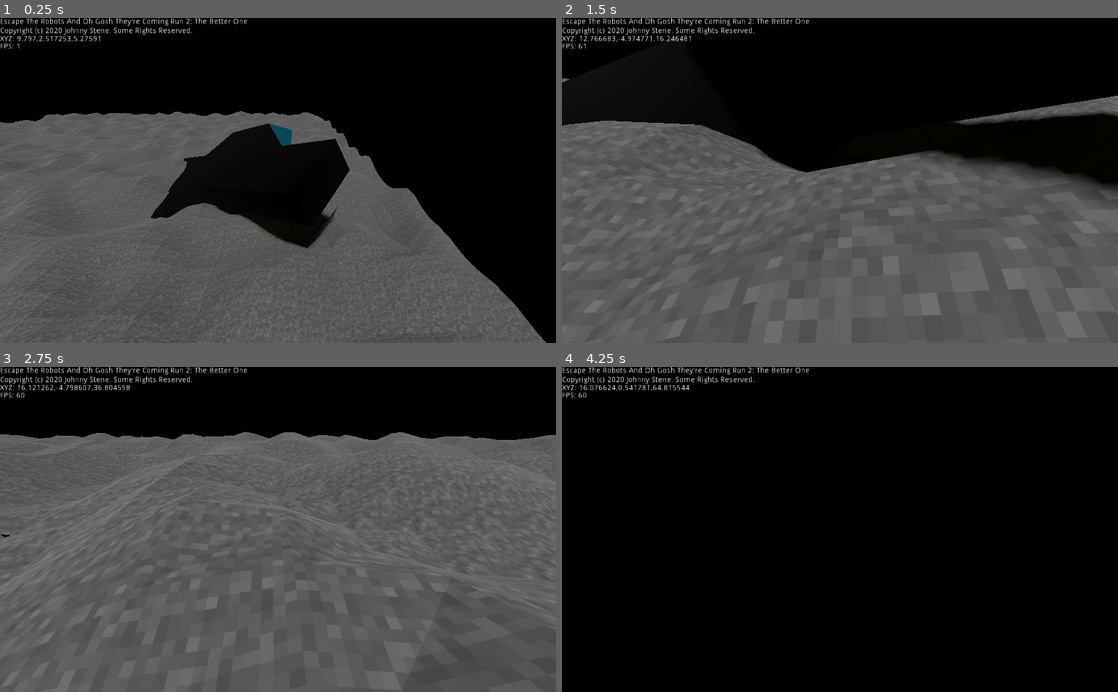
Above: before the commit, frames 1-4 (two rows, left to right).
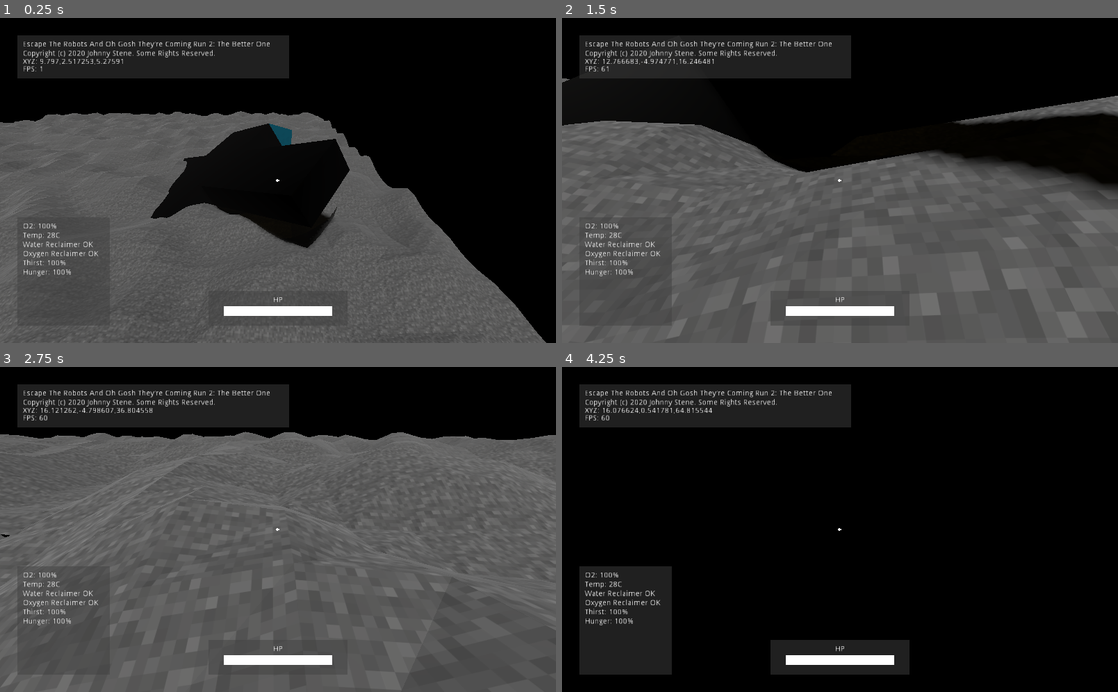
Above: after the commit, the same moments.

Repository: jhonnystene/EscapeGame2
Game: Godot game, scene res://GameWorld.tscn
The game is run twice, just before and just after one commit, with the same random seed, the same clock (stepped at 60 frames per second) and the same inputs.
Inputs (mouse positions are in pixels of both pictures, inside the frame that each line leads up to):
- Up to frame 1 (0.25 s): no input
- Up to frame 2 (1.5 s): move the mouse to (867, 180) at 0.52 s; hold W (move_forward) from 0.53 s (still down); tap Space (jump) at 0.77 s; move the mouse to (812, 180) at 1.27 s
- Up to frame 3 (2.75 s): keep holding W (move_forward); tap Space (jump) at 1.52 s; move the mouse to (289, 523) at 2.02 s
- Up to frame 4 (4.25 s): keep holding W (move_forward); move the mouse to (834, 536) at 2.77 s; tap Space (jump) at 3.02, 3.77 s; move the mouse to (878, 532) at 3.52 s

The runs differ from the first frame. In frame 1, 8.0% of the frame differs, in the area x 0-60%, y 0-94%; in frame 2, 8.0%; in frame 3, 8.1%; in frame 4, 15%, in the area x 0-63%, y 0-95%.

Commit message:
Added HUD

Diff:
--- a/GameWorld.tscn
+++ b/GameWorld.tscn
@@ -32,33 +32,100 @@
 
 [node name="UILayer" type="CanvasLayer" parent="."]
 
-[node name="Control" type="Control" parent="UILayer"]
-margin_right = 40.0
-margin_bottom = 40.0
+[node name="StatsHUD" type="ColorRect" parent="UILayer"]
+margin_left = 32.0
+margin_top = 368.0
+margin_right = 202.0
+margin_bottom = 568.0
+color = Color( 0.254902, 0.254902, 0.254902, 0.501961 )
+
+[node name="Label" type="Label" parent="UILayer/StatsHUD"]
+margin_left = 10.0
+margin_top = 10.0
+margin_right = 78.0
+margin_bottom = 58.0
+text = "O2: 100%
+Temp: 28C
+Water Reclaimer OK
+Oxygen Reclaimer OK
+Thirst: 100%
+Hunger: 100%"
+
+[node name="DebugHUD" type="ColorRect" parent="UILayer"]
+margin_left = 32.0
+margin_top = 32.0
+margin_right = 532.0
+margin_bottom = 112.0
+color = Color( 0.254902, 0.254902, 0.254902, 0.501961 )
 __meta__ = {
 "_edit_use_anchors_": false
 }
 
-[node name="InfoLabel" type="Label" parent="UILayer/Control"]
-margin_right = 456.0
-margin_bottom = 31.0
+[node name="InfoLabel" type="Label" parent="UILayer/DebugHUD"]
+margin_left = 10.0
+margin_top = 10.0
+margin_right = 466.0
+margin_bottom = 41.0
 text = "Escape The Robots And Oh Gosh They're Coming Run 2: The Better One
 Copyright (c) 2020 Johnny Stene. Some Rights Reserved."
 __meta__ = {
 "_edit_use_anchors_": false
 }
 
-[node name="PositionLabel" type="Label" parent="UILayer/Control"]
-margin_top = 32.0
-margin_right = 63.0
-margin_bottom = 46.0
+[node name="PositionLabel" type="Label" parent="UILayer/DebugHUD"]
+margin_left = 10.0
+margin_top = 42.0
+margin_right = 73.0
+margin_bottom = 56.0
 text = "XYZ: 0,0,0"
 
-[node name="FPSLabel" type="Label" parent="UILayer/Control"]
-margin_top = 46.0
-margin_right = 40.0
-margin_bottom = 60.0
+[node name="FPSLabel" type="Label" parent="UILayer/DebugHUD"]
+margin_left = 10.0
+margin_top = 56.0
+margin_right = 50.0
+margin_bottom = 70.0
 text = "FPS: 0"
+__meta__ = {
+"_edit_use_anchors_": false
+}
+
+[node name="HPRect" type="ColorRect" parent="UILayer"]
+margin_left = 384.0
+margin_top = 504.0
+margin_right = 640.0
+margin_bottom = 568.0
+color = Color( 0.254902, 0.254902, 0.254902, 0.501961 )
+__meta__ = {
+"_edit_use_anchors_": false
+}
+
+[node name="Label" type="Label" parent="UILayer/HPRect"]
+margin_left = 119.0
+margin_top = 10.0
+margin_right = 137.0
+margin_bottom = 24.0
+text = "HP"
+
+[node name="ColorRect" type="ColorRect" parent="UILayer/HPRect"]
+margin_left = 28.0
+margin_top = 28.0
+margin_right = 228.0
+margin_bottom = 46.0
+
+[node name="Crosshairs" type="ColorRect" parent="UILayer"]
+margin_left = 510.0
+margin_top = 297.0
+margin_right = 512.0
+margin_bottom = 303.0
+__meta__ = {
+"_edit_use_anchors_": false
+}
+
+[node name="Crosshairs2" type="ColorRect" parent="UILayer/Crosshairs"]
+margin_left = -2.0
+margin_top = 2.0
+margin_right = 4.0
+margin_bottom = 4.0
 __meta__ = {
 "_edit_use_anchors_": false
 }
--- a/Test.gd
+++ b/Test.gd
@@ -83,5 +83,5 @@
 
 func _process(delta):
 	var pos = $Player.get_global_transform().origin
-	$UILayer/Control/PositionLabel.text = "XYZ: " + str(pos.x) + "," + str(pos.y) + "," + str(pos.z)
-	$UILayer/Control/FPSLabel.text = "FPS: " + str(Engine.get_frames_per_second())
+	$UILayer/DebugHUD/PositionLabel.text = "XYZ: " + str(pos.x) + "," + str(pos.y) + "," + str(pos.z)
+	$UILayer/DebugHUD/FPSLabel.text = "FPS: " + str(Engine.get_frames_per_second())
Not shown: 2 places in GameWorld.tscn that only renumber resources
Not shown: 2 places in SpaceEnvironment.tres that only renumber resources
